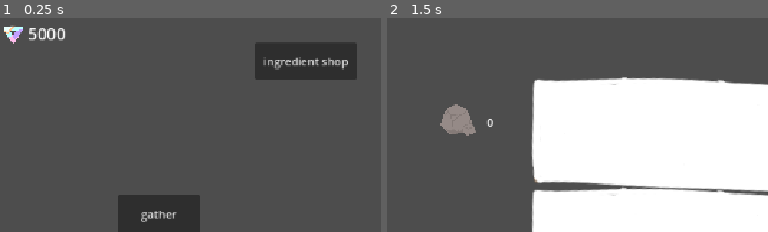
Above: before the commit, frames 1-2 (left to right).
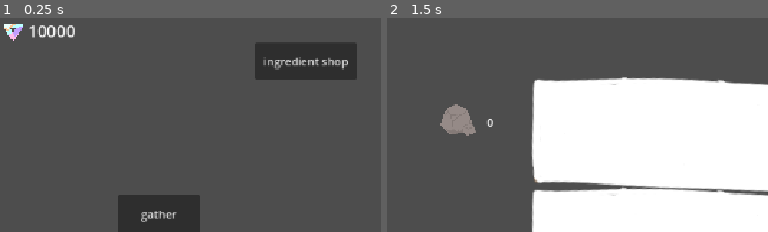
Above: after the commit, the same moments.

Repository: clairewsu/game
Game: Godot game, scene res://scenes/bigmain.tscn
The game is run twice, just before and just after one commit, with the same random seed, the same clock (stepped at 60 frames per second) and the same inputs. The engine's default icon, where the game draws it, is replaced by a stand-in: a white triangle on a blue panel in a dark square.
Inputs (mouse positions are % of the whole screen's width and height, from its top left):
- Up to frame 1 (0.25 s): no input
- Up to frame 2 (1.5 s): click "gather" at 0.5 s; click (81, 87) at 1.25 s, where only the run before the commit has a clickable "roll"
The pictures show only the part of the screen within x 0-50%, y 0-50%; the shares and areas given below are measured in that part.

The runs differ from the first frame. In frame 1, 0.8% of the frame differs, in the area x 1-20%, y 2-13%; in frame 2, nothing differs.

Commit message:
added decors

Diff:
--- /dev/null
+++ b/resources/decors/plant_decor.tres
@@ -0,0 +1,12 @@
+[gd_resource type="Resource" format=3 uid="uid://cc55x0egkdi12"]
+
+[ext_resource type="Script" uid="uid://b7w05jdnbmc4m" path="res://scripts/plant_decor.gd" id="1_0aa64"]
+[ext_resource type="Texture2D" uid="uid://b27ujd024d6is" path="res://art/decor/plant_big.PNG" id="2_jl3hk"]
+
+[resource]
+script = ExtResource("1_0aa64")
+name = "Potted Pitcher Plant"
+desc = "+2 dice in Gather events"
+tex = ExtResource("2_jl3hk")
+collision = PackedVector2Array(-162, -251, -236, -229, -342, -58, -368, 103, -306, 278, -104, 420, -4, 445, 146, 428, 213, 254, 195, 100, 324, 86, 334, -147, 290, -291, 133, -344, 79, -278)
+menupos = Vector2(50, 500)
--- /dev/null
+++ b/resources/decors/star_decor.tres
@@ -0,0 +1,12 @@
+[gd_resource type="Resource" format=3 uid="uid://dndjew6i5oudj"]
+
+[ext_resource type="Script" uid="uid://dasqwhs3tir4d" path="res://scripts/star_decor.gd" id="1_jfhc0"]
+[ext_resource type="Texture2D" uid="uid://cw7q1h6nag55o" path="res://art/decor/star_big.PNG" id="2_bhr41"]
+
+[resource]
+script = ExtResource("1_jfhc0")
+name = "Sandy Star"
+desc = "Shop prices -10%"
+tex = ExtResource("2_bhr41")
+collision = PackedVector2Array(-261, -393, -171, -111, -232, -37, -447, 32, -184, 49, -116, 122, -111, 398, -31, 144, 70, 73, 327, 153, 170, 32, 92, -68, 252, -329, 29, -158, -81, -185)
+menupos = Vector2(400, 500)
--- a/scenes/bigmain.tscn
+++ b/scenes/bigmain.tscn
@@ -36,9 +36,8 @@
 
 [node name="moneycount" type="Control" parent="." unique_id=1208563013]
 anchors_preset = 0
-offset_top = 4.0
 offset_right = 248.0
-offset_bottom = 54.0
+offset_bottom = 50.0
 
 [node name="TextureRect" type="TextureRect" parent="moneycount" unique_id=2011703888]
 layout_mode = 0
--- /dev/null
+++ b/scenes/decor.tscn
@@ -0,0 +1,35 @@
+[gd_scene format=3 uid="uid://bw7pdc7xqlvvx"]
+
+[ext_resource type="Script" uid="uid://cje2hfvfrq6kx" path="res://scripts/decor.gd" id="1_ovbhi"]
+[ext_resource type="Texture2D" uid="uid://b27ujd024d6is" path="res://art/decor/plant_big.PNG" id="2_gxjgo"]
+
+[node name="Node2D" type="Area2D" unique_id=1603555688]
+script = ExtResource("1_ovbhi")
+
+[node name="Sprite2D" type="Sprite2D" parent="." unique_id=1472625663]
+texture = ExtResource("2_gxjgo")
+
+[node name="objdesc" type="Panel" parent="." unique_id=212923993]
+offset_left = -339.0
+offset_top = -748.0
+offset_right = 264.0
+offset_bottom = -439.0
+
+[node name="desctext" type="RichTextLabel" parent="objdesc" unique_id=74626331]
+layout_mode = 0
+offset_left = 6.0
+offset_top = 7.0
+offset_right = 602.0
+offset_bottom = 306.0
+theme_override_font_sizes/normal_font_size = 50
+bbcode_enabled = true
+text = "efheifejfjoieifeoirfeorf"
+fit_content = true
+scroll_active = false
+horizontal_alignment = 1
+
+[node name="CollisionPolygon2D" type="CollisionPolygon2D" parent="." unique_id=19715719]
+polygon = PackedVector2Array(-134, -148, -231, 173, -17, 421, 220, 192, 100, -197)
+
+[connection signal="mouse_entered" from="." to="." method="_on_mouse_entered"]
+[connection signal="mouse_exited" from="." to="." method="_on_mouse_exited"]
--- a/scenes/main.tscn
+++ b/scenes/main.tscn
@@ -5,16 +5,28 @@
 [ext_resource type="Texture2D" uid="uid://b6gdl3dm52ho3" path="res://art/bg.PNG" id="6_choun"]
 [ext_resource type="PackedScene" uid="uid://b76apnyc2rpv6" path="res://scenes/object.tscn" id="6_tipki"]
 [ext_resource type="Texture2D" uid="uid://j5whhisqxleb" path="res://art/table.PNG" id="7_o6xl0"]
+[ext_resource type="Texture2D" uid="uid://jfu3ae5e0aoh" path="res://art/decor/cat.PNG" id="7_vxglm"]
 [ext_resource type="Texture2D" uid="uid://c7lwmohi01ysm" path="res://art/front.PNG" id="7_ya4ey"]
+[ext_resource type="Texture2D" uid="uid://dqqn8umk02vxa" path="res://art/decor/goldfish.PNG" id="8_2f3dj"]
 [ext_resource type="Texture2D" uid="uid://djm7fhwdy35n6" path="res://art/sidebar.PNG" id="8_eb6dy"]
 [ext_resource type="Texture2D" uid="uid://c3npnb02437lb" path="res://art/timer.PNG" id="9_trceg"]
+[ext_resource type="Texture2D" uid="uid://d3c2n0k25or3a" path="res://art/decor/pillow.PNG" id="9_yq6so"]
 [ext_resource type="PackedScene" uid="uid://mu3bafvicmw0" path="res://scenes/ui_or_smth.tscn" id="10_4c57u"]
 [ext_resource type="Texture2D" uid="uid://co2te6w52xif5" path="res://art/supplycount.PNG" id="10_a8y0u"]
 [ext_resource type="PackedScene" uid="uid://di2o28020vp5n" path="res://scenes/scorefx.tscn" id="10_efxa6"]
+[ext_resource type="Texture2D" uid="uid://dlxl6f8qb5yc1" path="res://art/decor/basket.PNG" id="10_fv21b"]
 [ext_resource type="Texture2D" uid="uid://cpa7l6i2aq5st" path="res://art/boxes.PNG" id="10_trceg"]
 [ext_resource type="Texture2D" uid="uid://wwt2oo67oeuo" path="res://art/wavesclear.PNG" id="11_jkv2x"]
+[ext_resource type="Texture2D" uid="uid://yr6ymahknxg1" path="res://art/decor/plate.PNG" id="11_tel4y"]
 [ext_resource type="Texture2D" uid="uid://b3yvi7xj18ct2" path="res://art/timerdot.PNG" id="12_jkv2x"]
+[ext_resource type="Texture2D" uid="uid://kunvnoirmw1m" path="res://art/decor/penguin.PNG" id="12_qkpxi"]
+[ext_resource type="Texture2D" uid="uid://pmtfxcd5h32h" path="res://art/decor/clock.PNG" id="13_5q0nq"]
 [ext_resource type="Script" uid="uid://cjiqi05ui7wm" path="res://scripts/timercircle.gd" id="13_jbj1t"]
+[ext_resource type="Texture2D" uid="uid://gt3i61f30l1f" path="res://art/decor/picture.PNG" id="14_dgi5k"]
+[ext_resource type="Texture2D" uid="uid://th1kx2nsfy7r" path="res://art/decor/jar.PNG" id="15_j8jky"]
+[ext_resource type="Texture2D" uid="uid://chrq1f4785p5v" path="res://art/decor/lantern.PNG" id="16_kmb1v"]
+[ext_resource type="Texture2D" uid="uid://jl3kywgt1btv" path="res://art/decor/star.PNG" id="17_fuf3a"]
+[ext_resource type="Texture2D" uid="uid://d2ngwf716yj2d" path="res://art/decor/plant.PNG" id="18_pibwh"]
 
 [sub_resource type="Curve2D" id="Curve2D_0xm2m"]
 _data = {
@@ -58,6 +70,99 @@
 scale = Vector2(0.6020833, 0.6037037)
 texture = ExtResource("6_choun")
 
+[node name="decors" type="Control" parent="bg" unique_id=456499877]
+layout_mode = 3
+anchors_preset = 0
+offset_right = 40.0
+offset_bottom = 40.0
+
+[node name="cat" type="TextureRect" parent="bg/decors" unique_id=570906700]
+layout_mode = 0
+offset_left = -2.0
+offset_top = 3.0
+offset_right = 1124.0
+offset_bottom = 667.0
+texture = ExtResource("7_vxglm")
+expand_mode = 1
+
+[node name="goldfish" type="TextureRect" parent="bg/decors" unique_id=603282756]
+layout_mode = 0
+offset_right = 1157.0
+offset_bottom = 653.0
+texture = ExtResource("8_2f3dj")
+expand_mode = 1
+
+[node name="pillow" type="TextureRect" parent="bg/decors" unique_id=122739488]
+layout_mode = 0
+offset_right = 1163.0
+offset_bottom = 655.0
+texture = ExtResource("9_yq6so")
+expand_mode = 1
+
+[node name="basket" type="TextureRect" parent="bg/decors" unique_id=1348876305]
+layout_mode = 0
+offset_right = 1163.0
+offset_bottom = 655.0
+texture = ExtResource("10_fv21b")
+expand_mode = 1
+
+[node name="plate" type="TextureRect" parent="bg/decors" unique_id=769945510]
+layout_mode = 0
+offset_right = 1163.0
+offset_bottom = 655.0
+texture = ExtResource("11_tel4y")
+expand_mode = 1
+
+[node name="penguin" type="TextureRect" parent="bg/decors" unique_id=980451557]
+layout_mode = 0
+offset_right = 1163.0
+offset_bottom = 655.0
+texture = ExtResource("12_qkpxi")
+expand_mode = 1
+
+[node name="clock" type="TextureRect" parent="bg/decors" unique_id=416479315]
+layout_mode = 0
+offset_right = 1163.0
+offset_bottom = 655.0
+texture = ExtResource("13_5q0nq")
+expand_mode = 1
+
+[node name="picture" type="TextureRect" parent="bg/decors" unique_id=1905893765]
+layout_mode = 0
+offset_right = 1163.0
+offset_bottom = 655.0
+texture = ExtResource("14_dgi5k")
+expand_mode = 1
+
+[node name="jar" type="TextureRect" parent="bg/decors" unique_id=1405445564]
+layout_mode = 0
+offset_right = 1163.0
+offset_bottom = 655.0
+texture = ExtResource("15_j8jky")
+expand_mode = 1
+
+[node name="lantern" type="TextureRect" parent="bg/decors" unique_id=2128390230]
+layout_mode = 0
+offset_right = 1163.0
+offset_bottom = 655.0
+texture = ExtResource("16_kmb1v")
+expand_mode = 1
+
+[node name="star" type="TextureRect" parent="bg/decors" unique_id=133376005]
+layout_mode = 0
+offset_top = 5.0
+offset_right = 1163.0
+offset_bottom = 688.0
+texture = ExtResource("17_fuf3a")
+expand_mode = 1
+
+[node name="plant" type="TextureRect" parent="bg/decors" unique_id=212049212]
+layout_mode = 0
+offset_right = 1163.0
+offset_bottom = 655.0
+texture = ExtResource("18_pibwh")
+expand_mode = 1
+
 [node name="front" type="CanvasLayer" parent="." unique_id=1074735592]
 layer = 2
 
--- a/scripts/bigmain.gd
+++ b/scripts/bigmain.gd
@@ -4,6 +4,7 @@
 var shop_ingredient_scene=preload("res://scenes/shop_ingredient.tscn")
 var shop_potion_scene=preload("res://scenes/shop_potion.tscn")
 var shop_recipe_scene=preload("res://scenes/shop_recipe.tscn")
+var decor_scene=preload("res://scenes/decor.tscn")
 @export var object_scene:PackedScene
 @export var menu_scene:PackedScene
 var recipeslots=[Vector2(300,190),Vector2(460,190),Vector2(300,390),Vector2(460,390),Vector2(640,190),Vector2(790,190),Vector2(640,390),Vector2(790,390)]
@@ -12,6 +13,7 @@
 var cards={}
 var popping_up=false
 var tempmoneys=Global.moneys
+var visible=true
 signal hiderecipes
 
 # Called when the node enters the scene tree for the first time.
@@ -25,7 +27,6 @@
 	$recipebook.hide()
 	cards=DeckManager.cards
 
-
 # Called every frame. 'delta' is the elapsed time since the previous frame.
 func _process(delta: float) -> void:
 	if Global.moneys!=tempmoneys and not popping_up:
@@ -37,6 +38,7 @@
 	add_child(open)
 	$ui.hide()
 	$moneycount.hide()
+	visible=false
 	open.tree_exited.connect(_on_close)
 
 func _on_gather():
@@ -44,6 +46,7 @@
 	add_child(gather)
 	$ui.hide()
 	$moneycount.hide()
+	visible=false
 	gather.tree_exited.connect(_on_close)
 
 func _on_ingredientshop():
@@ -51,6 +54,7 @@
 	add_child(ingredientshop)
 	$ui.hide()
 	$moneycount.hide()
+	visible=false
 	ingredientshop.tree_exited.connect(_on_close)
 
 func _on_potionshop():
@@ -58,6 +62,7 @@
 	add_child(potionshop)
 	$ui.hide()
 	$moneycount.hide()
+	visible=false
 	potionshop.tree_exited.connect(_on_close)
 
 func _on_recipeshop():
@@ -65,6 +70,7 @@
 	add_child(recipeshop)
 	$ui.hide()
 	$moneycount.hide()
+	visible=false
 	recipeshop.tree_exited.connect(_on_close)
 
 func show_menu():
@@ -143,10 +149,13 @@
 	$moneycount.position+=Vector2(0,-100)
 	tween.tween_property($moneycount,"position",$moneycount.position+Vector2(0,100),1)
 	tween.tween_method(update_moneys,int($moneycount/Label.text),Global.moneys,1)
-	tween.tween_interval(.3)
-	tween.tween_property($moneycount,"position",$moneycount.position+Vector2(0,-100),1)
 	await tween.finished
-	$moneycount.hide()
+	if not visible:
+		tween=create_tween()
+		tween.tween_interval(.3)
+		tween.tween_property($moneycount,"position",$moneycount.position+Vector2(0,-100),1)
+		await tween.finished
+		$moneycount.hide()
 	$moneycount.position=Vector2(0,0)
 	popping_up=false
 
@@ -154,9 +163,10 @@
 	$moneycount/Label.text=str(amt)
 
 func _on_close():
+	visible=true
 	$ui.show()
+	$ui.show_inv()
 	$moneycount.show()
-	$ui.show_inv()
 
 
 func _on_timer_timeout() -> void:
--- a/scripts/deck_manager.gd
+++ b/scripts/deck_manager.gd
@@ -10,8 +10,9 @@
 	dir.list_dir_begin()
 	var file_name = dir.get_next()
 	while file_name != "":
-		var card = load("res://resources/" + file_name)
-		cards[card.name] = card
+		if file_name.ends_with(".tres"):
+			var card = load("res://resources/" + file_name)
+			cards[card.name] = card
 		file_name = dir.get_next()
 	dir.list_dir_end()
 	addtobook("basic magic potion")
--- /dev/null
+++ b/scripts/decor.gd
@@ -0,0 +1,39 @@
+extends Area2D
+var data:decordata
+var menu_ver=false
+
+# Called when the node enters the scene tree for the first time.
+func _ready() -> void:
+	hide_desc()
+	scale*=.24
+	$Sprite2D.texture=data.tex
+	$CollisionPolygon2D.polygon=data.collision
+	if menu_ver:
+		show_desc()
+	else:
+		$Sprite2D.scale*=.5
+		$CollisionPolygon2D.scale*=.5
+
+
+# Called every frame. 'delta' is the elapsed time since the previous frame.
+func _process(delta: float) -> void:
+	pass
+
+func show_desc():
+	$objdesc/desctext.text="%s\n%s"% [data.name,data.desc]
+	$objdesc.custom_minimum_size = $objdesc/desctext.get_minimum_size()
+	$objdesc.show()
+
+
+func hide_desc():
+	if menu_ver:
+		return
+	$objdesc.hide()
+
+
+func _on_mouse_entered() -> void:
+	show_desc()
+
+
+func _on_mouse_exited() -> void:
+	hide_desc()
--- /dev/null
+++ b/scripts/decordata.gd
@@ -0,0 +1,20 @@
+extends Resource
+class_name decordata
+
+@export var name:String
+@export_multiline var desc:String
+@export var tex:Texture
+@export var collision:PackedVector2Array
+@export var menupos:Vector2
+
+# Called when the node enters the scene tree for the first time.
+func _ready() -> void:
+	pass # Replace with function body.
+
+
+# Called every frame. 'delta' is the elapsed time since the previous frame.
+func _process(delta: float) -> void:
+	pass
+
+func obtained():
+	pass
--- a/scripts/gather.gd
+++ b/scripts/gather.gd
@@ -19,6 +19,8 @@
 # Called when the node enters the scene tree for the first time.
 func _ready() -> void:
 	$errormsg.hide()
+	if "plant" in Global.decors:
+		dice_num+=2
 	for i in range(dice_num):
 		var die=dice_scene.instantiate()
 		die.position=positions[i]
--- a/scripts/global.gd
+++ b/scripts/global.gd
@@ -3,7 +3,7 @@
 var ingredients={"leaf":5,"flower":5,"fish":5,"feather":5,
 "mushroom":5,"bone":5,"crystal":5,"rock":5,"clay":5}
 var decors=[]
-var default_moneys=5000
+var default_moneys=10000
 var moneys=default_moneys
 var money_scene=preload("res://scenes/money_popup.tscn")
 
--- a/scripts/main.gd
+++ b/scripts/main.gd
@@ -27,6 +27,10 @@
 	end.connect($ui._on_end)
 	$ui.start.connect(_on_start)
 	roundchange.connect($ui._round)
+	for i in $bg/decors.get_children():
+		i.hide()
+	for i in range(Global.decors.size()):
+		$bg/decors.get_node(Global.decors[i]).show()
 
 func _on_start():
 	round=0
--- a/scripts/mainui.gd
+++ b/scripts/mainui.gd
@@ -27,3 +27,8 @@
 		add_child(label)
 		label.position=Vector2(10+120*x,550)
 		x=x+1
+	for i in range(Global.decors.size()):
+		var decor=get_parent().decor_scene.instantiate()
+		decor.data=load("res://resources/decors/"+Global.decors[i]+"_decor.tres")
+		decor.position=decor.data.menupos
+		add_child(decor)
--- /dev/null
+++ b/scripts/plant_decor.gd
@@ -0,0 +1,4 @@
+extends decordata
+
+func obtained():
+	Global.decors.append("plant")
--- a/scripts/shop.gd
+++ b/scripts/shop.gd
@@ -1,8 +1,10 @@
 extends Node
 class_name shop_node
 var price_scene=preload("res://scenes/shop_price.tscn")
+var decor_scene=preload("res://scenes/decor.tscn")
 var stuff=[]
 var xlist=[]
+var decors=[]
 @export var type:String
 @export var multiplier:int
 @export var object_scene:PackedScene
@@ -15,7 +17,7 @@
 	for i in range(5):
 		var x=randi_range(0,stuff.size()-1)
 		var price=price_scene.instantiate()
-		price.position=Vector2(100+200*i,200)
+		price.position=Vector2(150*i,200)
 		if type!="ingredient":
 			var object=object_scene.instantiate()
 			object.menu_ver=true
@@ -33,7 +35,7 @@
 			if type=="recipe":
 				if x in xlist:
 					object.queue_free()
-					return
+					continue
 				var menu=menu_scene.instantiate()
 				menu.object=object
 				add_child(menu)
@@ -51,6 +53,23 @@
 			price.get_node("TextureRect").texture=load(path)
 			price.type=stuff[x]
 		add_child(price)
+	for file in DirAccess.get_files_at("res://resources/decors/"):
+		if file.ends_with(".tres") and file.get_basename().trim_suffix("_decor") not in Global.decors:
+			decors.append(file)
+	if decors.size()>0:
+		var x=randi_range(0,decors.size()-1)
+		var decor=decor_scene.instantiate()
+		decor.menu_ver=true
+		decor.data=load("res://resources/decors/"+decors[x])
+		var price=price_scene.instantiate()
+		price.get_node("price").text=str(8000)
+		price.get_node("TextureRect").texture=null
+		price.maxamt=1
+		price.position=Vector2(800,200)
+		decor.position=price.position+Vector2(70,0)
+		price.bought.connect(decor.data.obtained)
+		add_child(decor)
+		add_child(price)
 
 # Called every frame. 'delta' is the elapsed time since the previous frame.
 func _process(delta: float) -> void:
--- a/scripts/shop_price.gd
+++ b/scripts/shop_price.gd
@@ -2,10 +2,12 @@
 var maxamt=20
 var amt=maxamt
 var type=null
+signal bought
 
 # Called when the node enters the scene tree for the first time.
 func _ready() -> void:
-	pass # Replace with function body.
+	if "star" in Global.decors:
+		$price.text=str(int(int($price.text)*.9))
 
 
 # Called every frame. 'delta' is the elapsed time since the previous frame.
@@ -22,3 +24,4 @@
 			Global.ingredients[type]+=1
 		amt-=1
 		Global.moneys-=int($price.text)
+		bought.emit()
--- /dev/null
+++ b/scripts/star_decor.gd
@@ -0,0 +1,4 @@
+extends decordata
+
+func obtained():
+	Global.decors.append("star")
Binary file added: art/decor/cat_big.PNG
Not shown, added: art/decor/cat_big.PNG.import
Binary file added: art/decor/plant_big.PNG
Not shown, added: art/decor/plant_big.PNG.import
Binary file added: art/decor/star_big.PNG
Not shown, added: art/decor/star_big.PNG.import
Not shown, added: scripts/decor.gd.uid
Not shown, added: scripts/decordata.gd.uid
Not shown, added: scripts/plant_decor.gd.uid
Not shown, added: scripts/star_decor.gd.uid
